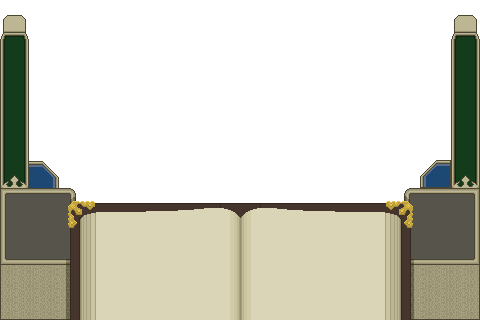
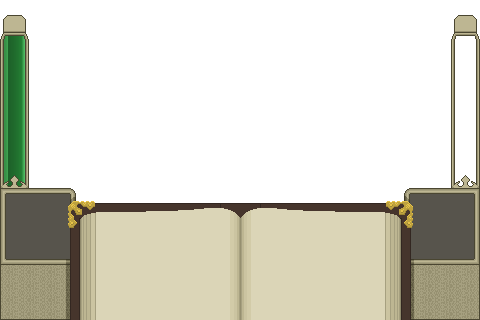
The second w=480, h=320 image is a revision of the first. Changes to its layers:
hid "Hp info copy" over bbox(420, 160, 451, 188)
hid "hp background copy" over bbox(455, 36, 476, 186)
hid "Hp info" over bbox(29, 161, 59, 188)
showed "hp" over bbox(4, 36, 25, 186)
